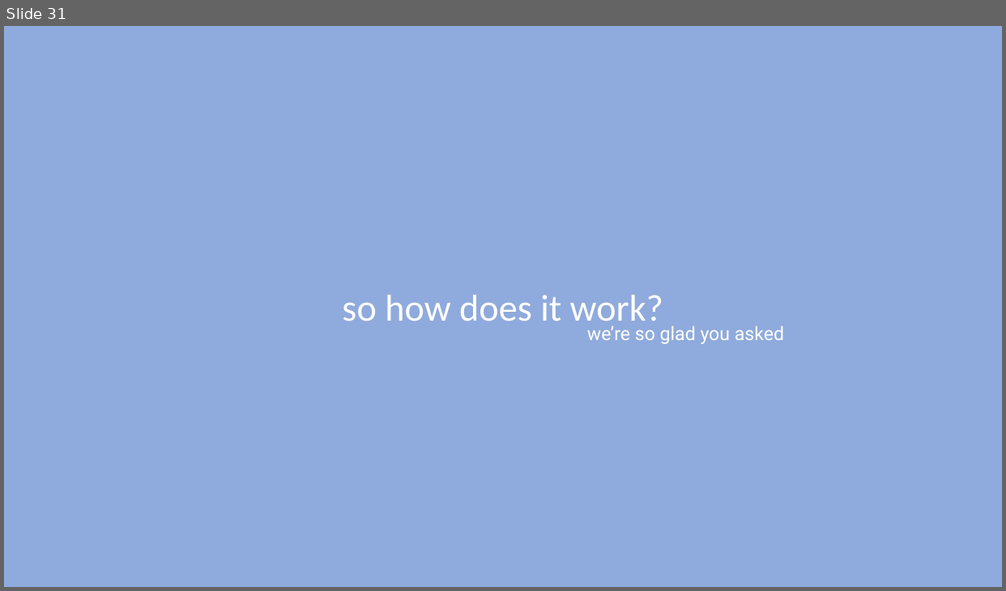
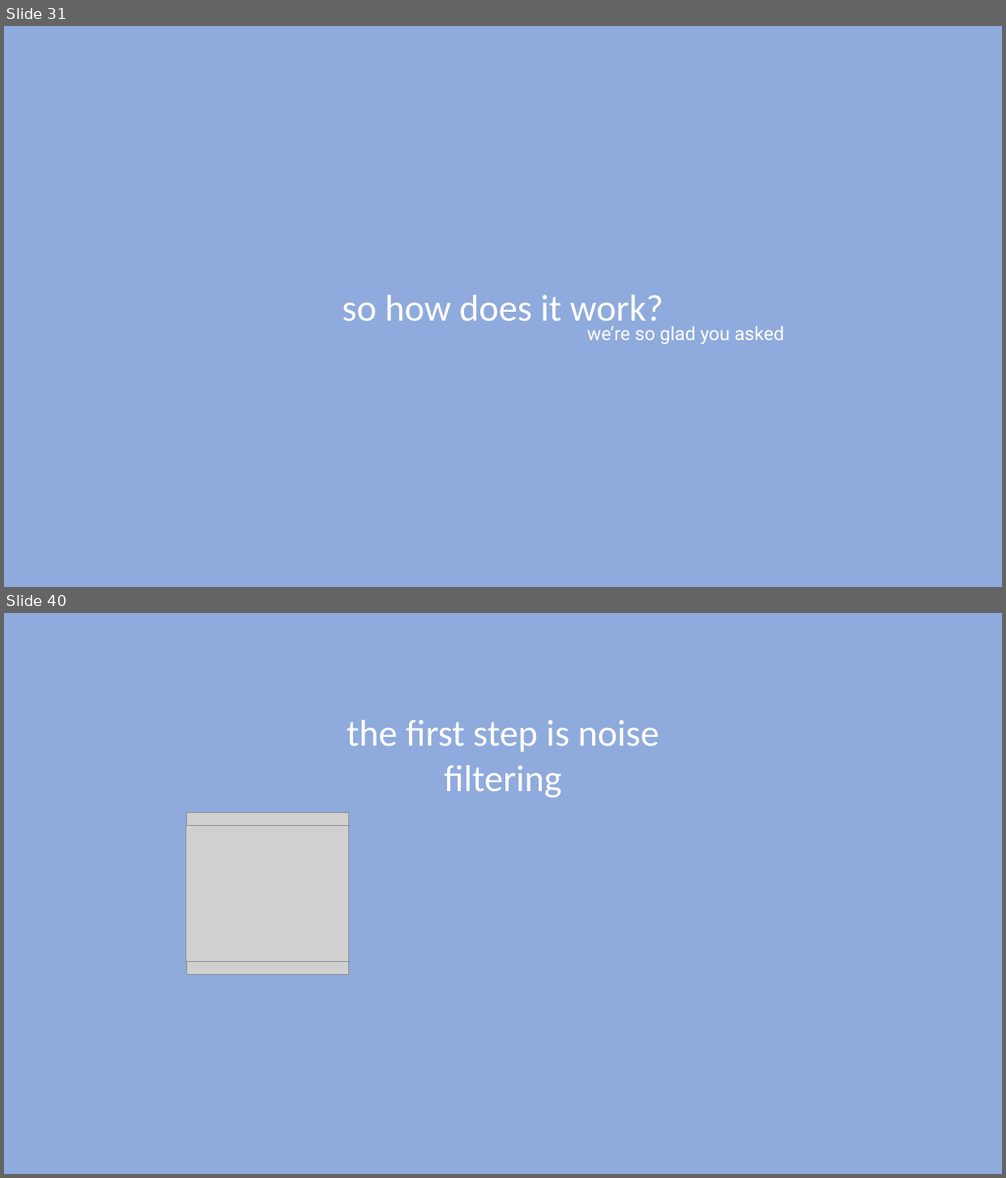
Before and after one commit to daea69twins/voiceseperation, a slide deck: Bi-Weekly Reports/potential video.pptx. Shown one above the other, each under a label of ours: slide 31 before the commit, slides 31 and 40 after it; the slides between them are not shown. The pictures are 1006x591 and 1006x1178 pixels, drawn with LibreOffice and Linux fonts; fonts in the diff are those of the drawing; grey boxes stand for pictures; background and template pictures are left out. Boxes give left, top, right and bottom in pixels: in the first picture for what was removed or moved away, otherwise in the second. Text is boxed around its words. In the diff, an @@ line names an element or a change of style, - is before the commit and + after.

```diff
--- a/Bi-Weekly Reports/potential video.pptx
+++ b/Bi-Weekly Reports/potential video.pptx
@@ slide 40 added at (4, 613, 1002, 1174), background #8FAADC @@
@@ text added at (347, 720, 659, 798), 36 pt, text #FFFFFF @@
+the first step is noise filtering
@@ picture added at (186, 825, 348, 962) @@
@@ picture added at (187, 812, 349, 974) @@
```
Also in this commit, not shown: 2 slides changed, 14 other slides added, 3 slides removed, 1 other file.
